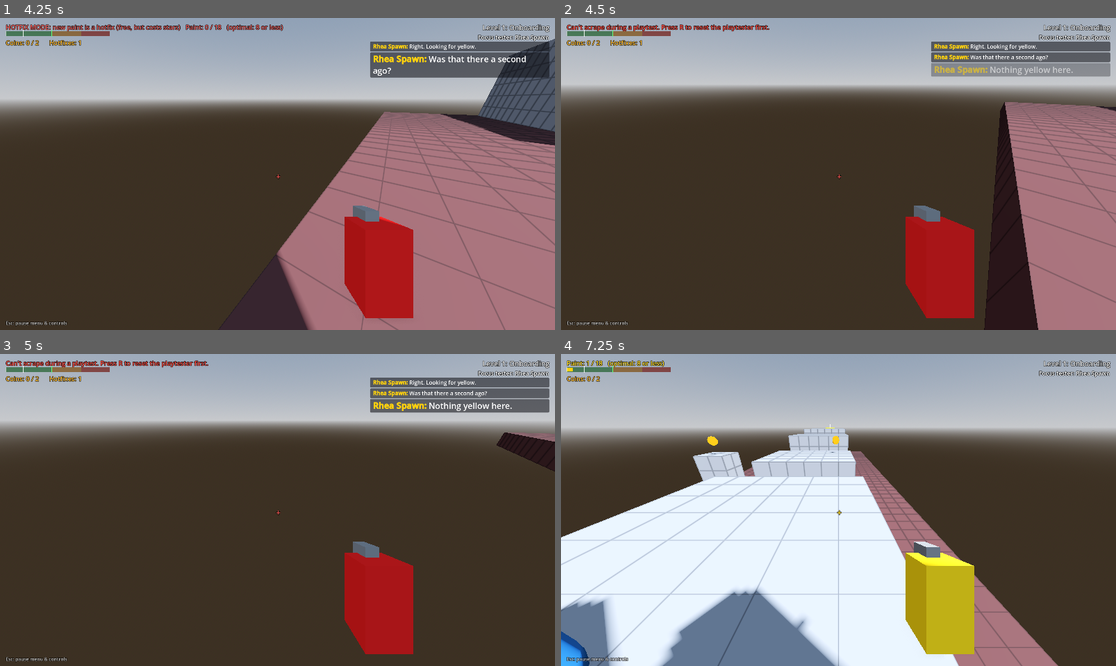
Above: before the commit, frames 1-4 (two rows, left to right).
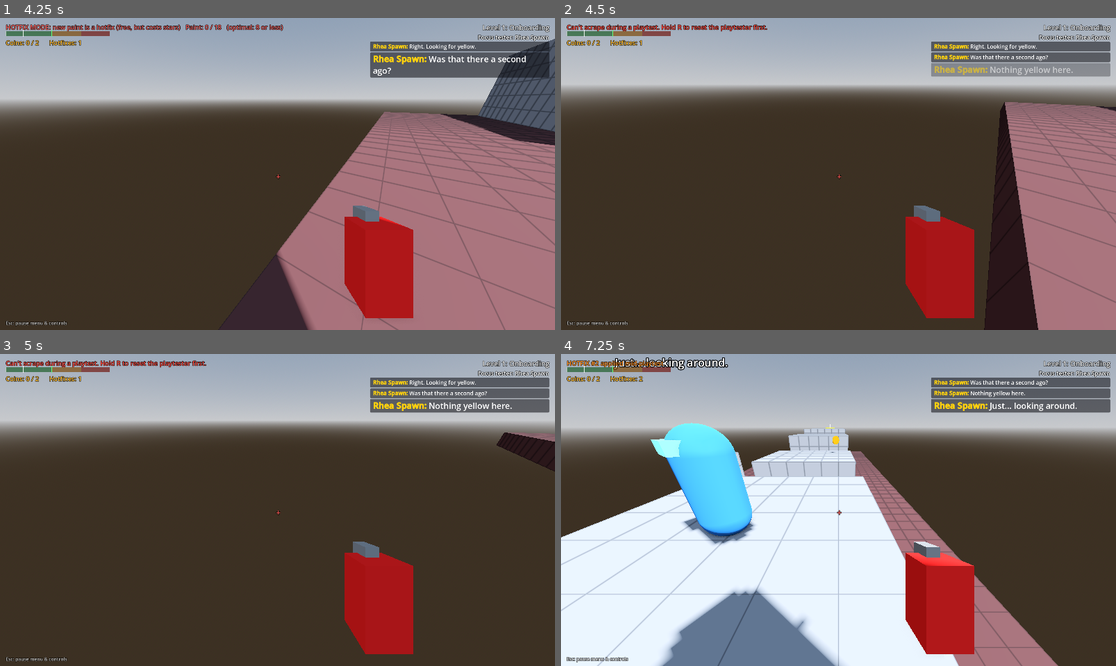
Above: after the commit, the same moments.

Repository: RSghr/yellow-paint
Game: Godot game, scene res://level_select.tscn
Same seed, same stepped clock (60 frames per second), same inputs: the game is played once before the commit and once after it.
Inputs (mouse positions are in pixels of both pictures, inside the frame that each line leads up to):
- Up to frame 1 (4.25 s): click "Accept & grab the paint" at 0.5 s; click "Start session" at 1.25 s; tap Enter (start_test) at 2 s; move the mouse to (305, 174) at 2.02 s; hold N (next_level) 2.03-2.78 s; hold W (move_forward) from 2.03 s (still down); tap Space (jump) at 2.27, 3.02 s; click (305, 174) at 2.3 s; move the mouse to (249, 174) at 2.77 s; click (249, 174) at 2.85 s; right-click (249, 174) at 3.05 s; move the mouse to (288, 167) at 3.52 s; hold Right mouse button (scrape) from 3.53 s (still down); click (288, 167) at 3.67 s; tap N (next_level) at 3.8 s
- Up to frame 2 (4.5 s): keep holding W (move_forward); move the mouse to (832, 180) at 4.27 s; release Right mouse button (scrape) at 4.28 s; tap Backspace (clear_paint) at 4.35 s
- Up to frame 3 (5 s): keep holding W (move_forward); tap Space (jump) at 4.52 s; click (271, 516) at 4.55 s
- Up to frame 4 (7.25 s): keep holding W (move_forward); tap R (reset_runner) at 5, 5.65 s; move the mouse to (877, 513) at 5.02 s; hold Z (lock_mouse) 5.03-5.78 s; click (877, 513) at 5.17 s; tap Space (jump) at 5.27, 6.02 s; right-click (877, 513) at 5.3 s; move the mouse to (794, 506) at 5.77 s; tap N (next_level) at 5.85 s; click (794, 506) at 5.92 s; move the mouse to (844, 510) at 6.52 s; press the mouse at (844, 510) at 6.53 s

Frame 1 is identical in both runs. In frame 2, 0.3% of the frame differs, in the area x 18-38%, y 2-5%; in frame 3, 0.3%; in frame 4, 14%, in the area x 0-99%, y 1-100%.

Commit message:
Hold R 2s to retry (with progress bar); N only goes to the next tester, after round 3 back to the desk
Co-Authored-By: Claude Opus 5.5 <noreply@anthropic.com>
Claude-Session: https://claude.ai/code/session_01W5jG8cMnz72ugdxaP4H6QQ

Diff:
--- a/game.gd
+++ b/game.gd
@@ -23,6 +23,7 @@
 @export_group("Scoring")
 @export var optimal_margin := 5  ## Optimal = round minimum + this. Enough slack to also grab the coins.
 @export var limit_margin := 10  ## Can size = optimal + this.
+@export var retry_hold_time := 2.0  ## Seconds R must be held to retry (avoids accidental resets).
 
 var level: Level
 var runner: Runner
@@ -36,6 +37,10 @@
 var spectating := false
 var round_index := 0  ## 0-2: which focus tester is playing.
 var round_stars: Array[int] = [0, 0, 0]  ## Stars per round (0 = not finished yet).
+var _retry_hold := 0.0
+var _retry_lock := false  ## R must be released before another retry can start.
+var _retry_bar: Control  ## "Hold R to retry" progress, bottom centre.
+var _retry_fill: ColorRect
 var round_intro: Control  ## Level intro banner + sliding tester card (round_intro.gd).
 var speech_feed: Control  ## The tester's last 3 lines, top right (speech_feed.gd).
 var results_card: Control  ## End-of-round results / tester lost (results_card.gd).
@@ -68,6 +73,7 @@
 	$HUD.add_child(round_intro)
 	results_card = RESULTS_CARD.new()
 	$HUD.add_child(results_card)
+	_build_retry_bar()
 	_start_round(0)
 	add_child(PAUSE_MENU.new())
 
@@ -141,6 +147,7 @@
 
 
 func _process(delta: float) -> void:
+	_process_retry_hold(delta)
 	if _out_of_paint_timer > 0.0:
 		_out_of_paint_timer -= delta
 		if _out_of_paint_timer <= 0.0:
@@ -155,8 +162,6 @@
 		paint.scrape_locked = true
 		paint.hotfix_mode = true
 		runner.start()
-	elif event.is_action_pressed("reset_runner"):
-		_retry()
 	elif event.is_action_pressed("clear_paint"):
 		paint.clear_all()
 	elif event.is_action_pressed("toggle_tester_card"):
@@ -165,16 +170,67 @@
 		runner.debug_view = not runner.debug_view
 	elif event.is_action_pressed("toggle_spectator"):
 		_toggle_spectator()
-	elif event.is_action_pressed("next_level") and _finished:
-		if round_index + 1 < Level.ROUNDS:
-			_start_round(round_index + 1)
-		else:
-			Progress.play_next()
+	elif event.is_action_pressed("next_level") and _finished and round_index + 1 < Level.ROUNDS:
+		_start_round(round_index + 1)  # After the 3rd tester it's back to the computer (Tab).
 	elif event.is_action_pressed("back_to_menu"):
 		Progress.to_menu()
 
 
-## R: same tester, same round, try again (hotfixes are removed, your paint stays).
+## Hold R for `retry_hold_time` seconds to retry; a bar fills at the bottom of the screen.
+func _process_retry_hold(delta: float) -> void:
+	if not Input.is_action_pressed("reset_runner"):
+		_retry_lock = false
+		if _retry_hold > 0.0:
+			_retry_hold = 0.0
+			_retry_bar.visible = false
+		return
+	if _retry_lock:
+		return
+	_retry_hold += delta
+	_retry_bar.visible = true
+	_retry_fill.size.x = _retry_bar.size.x * clampf(_retry_hold / retry_hold_time, 0.0, 1.0)
+	if _retry_hold >= retry_hold_time:
+		_retry_hold = 0.0
+		_retry_lock = true
+		_retry_bar.visible = false
+		_retry()
+
+
+func _build_retry_bar() -> void:
+	_retry_bar = Panel.new()
+	var style := StyleBoxFlat.new()
+	style.bg_color = Color(0.07, 0.07, 0.09, 0.85)
+	style.set_corner_radius_all(6)
+	_retry_bar.add_theme_stylebox_override("panel", style)
+	_retry_bar.anchor_left = 0.5
+	_retry_bar.anchor_right = 0.5
+	_retry_bar.anchor_top = 1.0
+	_retry_bar.anchor_bottom = 1.0
+	_retry_bar.offset_left = -180
+	_retry_bar.offset_right = 180
+	_retry_bar.offset_top = -120
+	_retry_bar.offset_bottom = -84
+	_retry_bar.mouse_filter = Control.MOUSE_FILTER_IGNORE
+	_retry_bar.visible = false
+	_retry_fill = ColorRect.new()
+	_retry_fill.color = Color(1, 0.82, 0.05, 0.85)
+	_retry_fill.size = Vector2(0, 36)
+	_retry_fill.mouse_filter = Control.MOUSE_FILTER_IGNORE
+	_retry_bar.add_child(_retry_fill)
+	var label := Label.new()
+	label.text = "Hold R to retry this tester"
+	label.set_anchors_and_offsets_preset(Control.PRESET_FULL_RECT)
+	label.horizontal_alignment = HORIZONTAL_ALIGNMENT_CENTER
+	label.vertical_alignment = VERTICAL_ALIGNMENT_CENTER
+	label.add_theme_font_size_override("font_size", 18)
+	label.add_theme_color_override("font_outline_color", Color(0, 0, 0, 0.9))
+	label.add_theme_constant_override("outline_size", 6)
+	label.mouse_filter = Control.MOUSE_FILTER_IGNORE
+	_retry_bar.add_child(label)
+	$HUD.add_child(_retry_bar)
+
+
+## Hold R: same tester, same round, try again (hotfixes are removed, your paint stays).
 func _retry() -> void:
 	_reset_run()
 	status_label.text = "Focus tester: %s" % runner.tester_name
@@ -228,7 +284,7 @@
 	_out_of_paint_timer = 1.5
 	Sfx.play("out_of_paint", 0.0)
 	paint_label.add_theme_color_override("font_color", Color(1, 0.25, 0.2))
-	paint_label.text = "Can't scrape during a playtest. Press R to reset the playtester first."
+	paint_label.text = "Can't scrape during a playtest. Hold R to reset the playtester first."
 
 
 func _on_coin_collected(_coin: Coin) -> void:
@@ -294,10 +350,8 @@
 	var keys := []
 	if round_index + 1 < Level.ROUNDS:
 		keys.append(["N", "next tester"])
-	elif Progress.has_next():
-		keys.append(["N", "next level"])
-	keys.append(["R", "retry this tester"])
-	keys.append(["Tab", "level select"])
+	keys.append(["Hold R", "retry this tester"])
+	keys.append(["Tab", "back to your desk" if round_index + 1 == Level.ROUNDS else "level select"])
 	return keys
 
 
@@ -333,4 +387,4 @@
 
 
 func _on_died() -> void:
-	results_card.show_death(runner.tester_name, [["R", "retry"], ["Tab", "level select"]])
+	results_card.show_death(runner.tester_name, [["Hold R", "retry"], ["Tab", "level select"]])
--- a/settings_menu.gd
+++ b/settings_menu.gd
@@ -22,11 +22,11 @@
 	["scrape", "Scrape paint (refund, only before a playtest)"],
 	["clear_paint", "Clear all paint (only before a playtest)"],
 	["start_test", "Start the playtest"],
-	["reset_runner", "Reset the level / retry this tester"],
+	["reset_runner", "Hold: reset the level / retry this tester"],
 	["toggle_spectator", "Spectator camera (follow the playtester)"],
 	["toggle_tester_card", "Show / hide the focus tester card"],
 	["toggle_ai_debug", "Show what the AI knows"],
-	["next_level", "Next tester / next level (after finishing)"],
+	["next_level", "Next tester (after a round)"],
 	["back_to_menu", "Level select"],
 	["pause", "Pause menu"],
 	["lock_mouse", "Free / capture the mouse"],
Not shown, changed: CLAUDE.md
